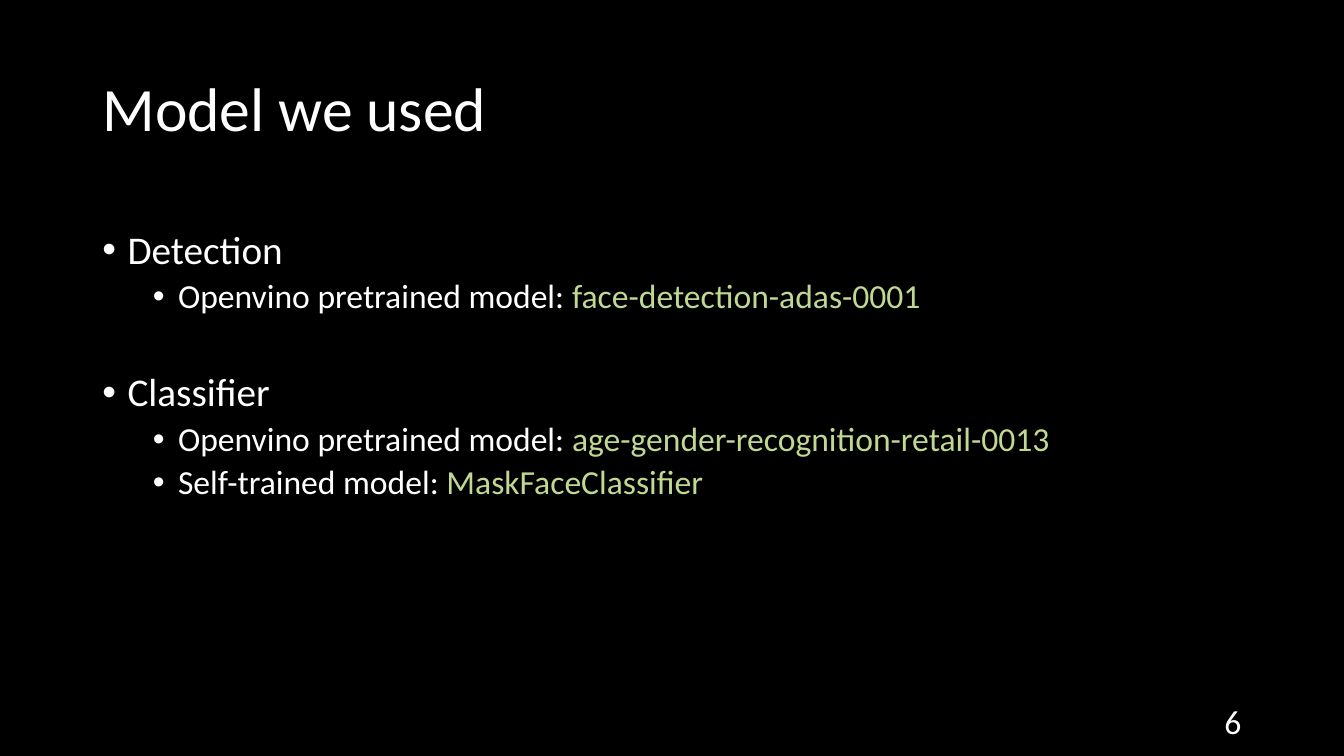
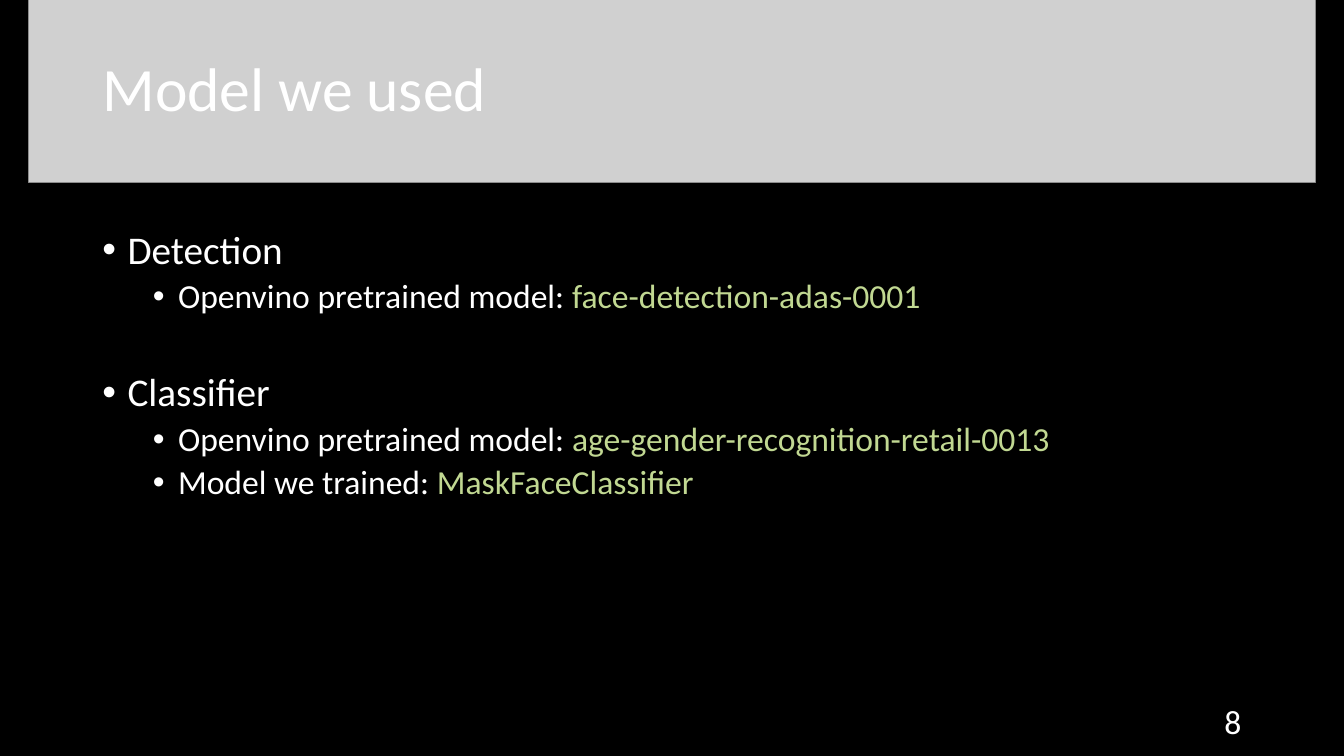
Before and after one commit to AxotZero/NTUSTxIntel--MaskFaceDetection, a slide deck: slide 8 of MaskDetection.pptx (slide 6 before the commit). Drawn at 1344x756 pixels with LibreOffice and Linux fonts; fonts in the diff are those of the drawing; grey boxes stand for pictures. Boxes give left, top, right and bottom in pixels: in the first picture for what was removed or moved away, otherwise in the second. Text is boxed around its words. In the diff, an @@ line names an element or a change of style, - is before the commit and + after.

```diff
--- a/MaskDetection.pptx
+++ b/MaskDetection.pptx
@@ picture added at (28, 0, 1316, 182) @@
@@ title "Model we used": place and size @@
-title "Model we used" at (102, 88, 486, 132)
+title "Model we used" at (102, 69, 486, 111)
@@ text at (178, 470, 694, 495): text changed; text colour #FFFFFF to #C1D892 @@
-  • Self-trained model: MaskFaceClassifier
+  • Model we trained: MaskFaceClassifier
@@ page number at (1224, 711, 1241, 735): text changed @@
-6
+8
```
Also in this commit, not shown: 18 other slides changed, 8 slides added, 3 slides removed, 46 other files.
